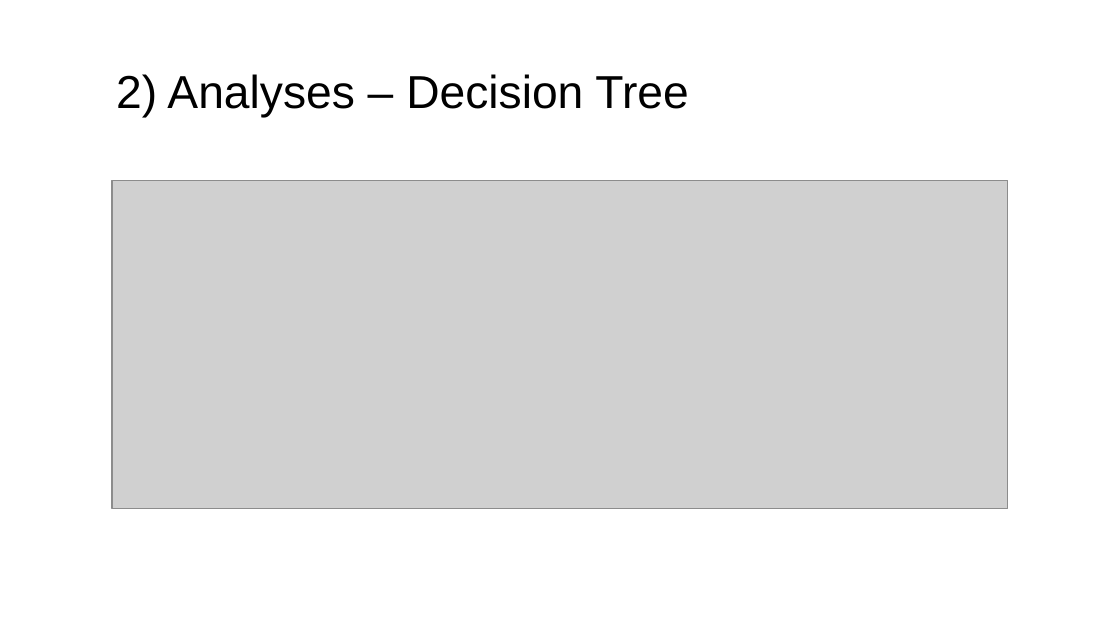
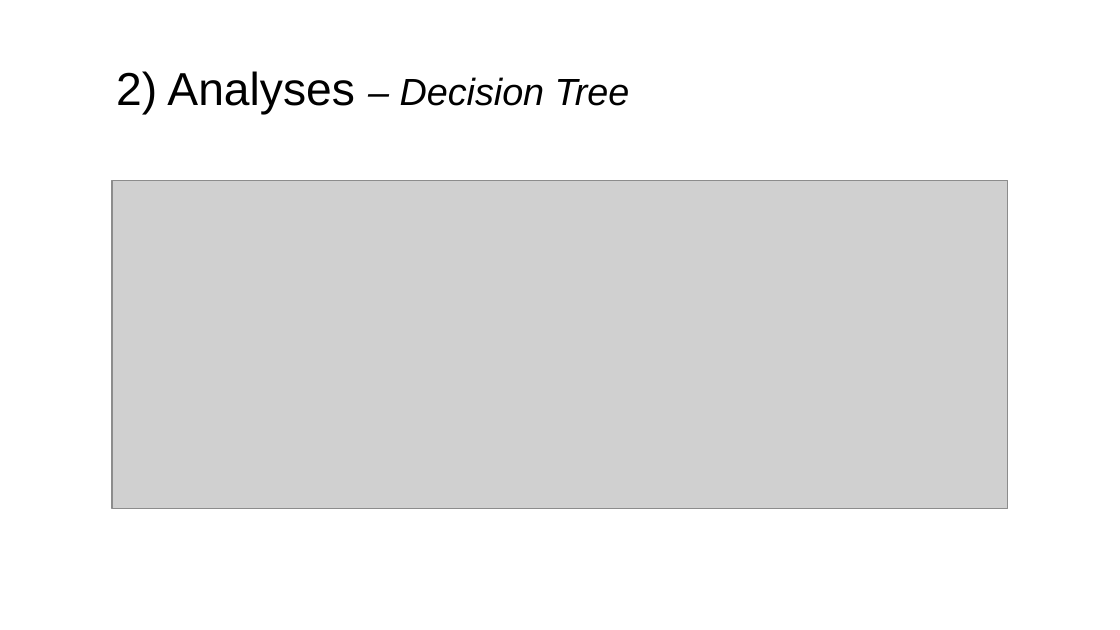
Before and after one commit to lnyousif/machine-maintenance, a slide deck: slide 6 of presentation/Machine Maintenance Analysis v2.pptx. Drawn at 1120x630 pixels with LibreOffice and Linux fonts; fonts in the diff are those of the drawing; grey boxes stand for pictures. Boxes give left, top, right and bottom in pixels: in the first picture for what was removed or moved away, otherwise in the second. Text is boxed around its words. In the diff, an @@ line names an element or a change of style, - is before the commit and + after.

```diff
--- a/presentation/Machine Maintenance Analysis v2.pptx
+++ b/presentation/Machine Maintenance Analysis v2.pptx
@@ title "2) Analyses – Decision Tree" at box(116, 71, 630, 115): size 29.7 to 24.3 pt, italic on in "– Decision Tree"; vertical alignment top to middle @@
```
Also in this commit, not shown: 6 other slides changed.
